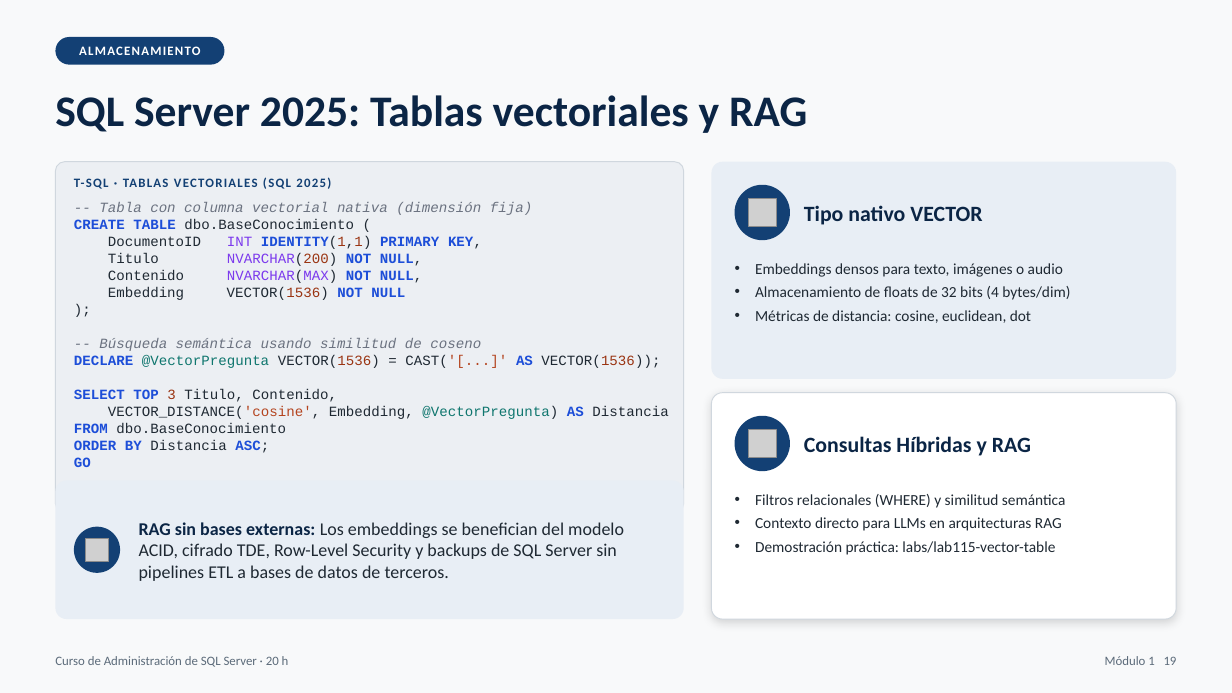
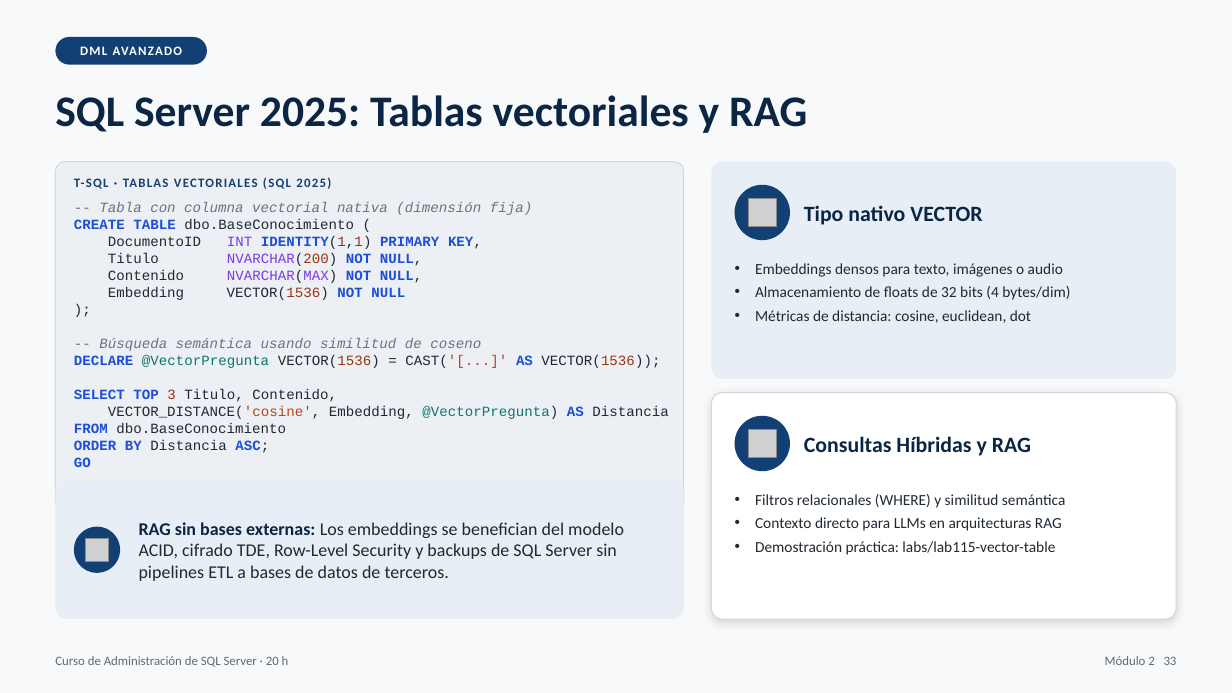
Before and after one commit to masalinas/training-sqlserver, a slide deck: slide 33 of curso_sql_server_dba_20h.pptx (slide 19 before the commit). Drawn at 1232x693 pixels with LibreOffice and Linux fonts; fonts in the diff are those of the drawing; grey boxes stand for pictures. Boxes give left, top, right and bottom in pixels: in the first picture for what was removed or moved away, otherwise in the second. Text is boxed around its words. In the diff, an @@ line names an element or a change of style, - is before the commit and + after.

Commit message:
move vectorial tables slide to module 2

```diff
--- a/curso_sql_server_dba_20h.pptx
+++ b/curso_sql_server_dba_20h.pptx
@@ rounded rectangle "DML AVANZADO": place and size @@
-rounded rectangle "DML AVANZADO" at box(55, 37, 225, 65)
+rounded rectangle "DML AVANZADO" at box(55, 37, 207, 65)
@@ text in rounded rectangle at box(80, 46, 182, 55): text changed @@
-ALMACENAMIENTO
+DML AVANZADO
@@ text at box(1105, 656, 1177, 665): text changed @@
-Módulo 1 19
+Módulo 2 33
```
Also in this commit, not shown: 15 other slides changed, 12 other files.
